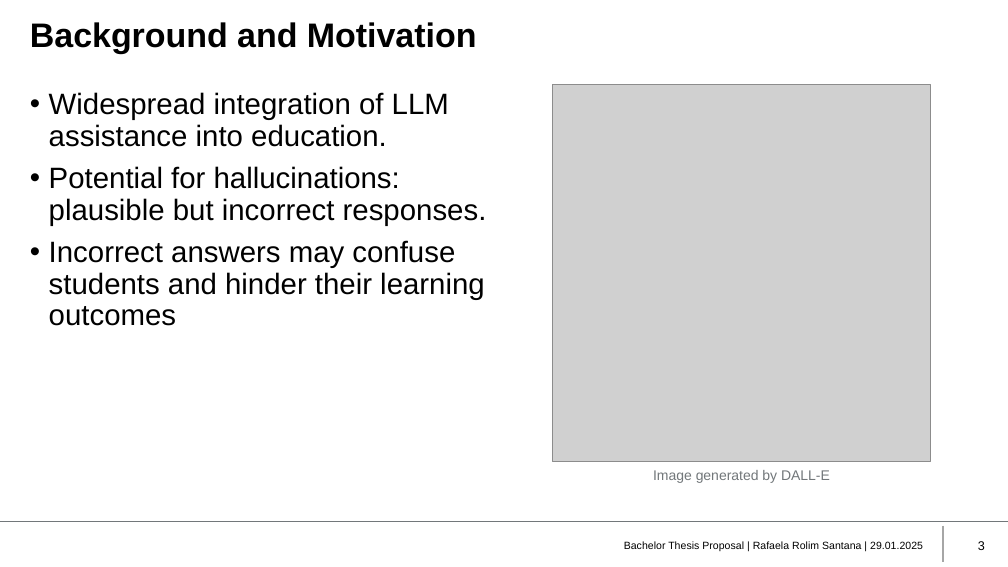
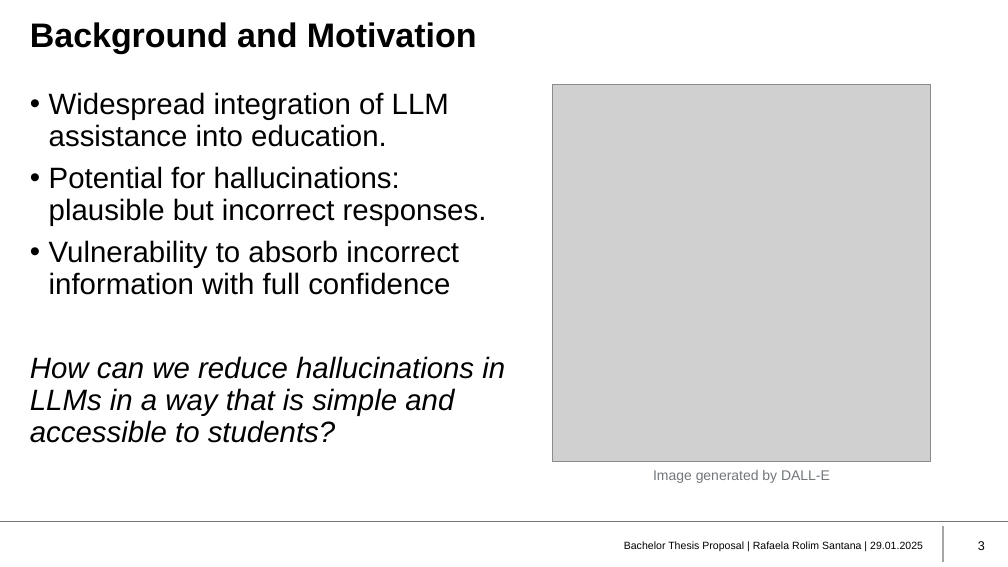
Before and after one commit to rafaelasantana/bachelor-thesis, a slide deck: slide 3 of QualityGates/QualityGate2_RafaelaRolimSantana/QG2-presentation.pptx. Drawn at 1008x567 pixels with LibreOffice and Linux fonts; fonts in the diff are those of the drawing; grey boxes stand for pictures; background and template pictures are left out. Boxes give left, top, right and bottom in pixels: in the first picture for what was removed or moved away, otherwise in the second. Text is boxed around its words. In the diff, an @@ line names an element or a change of style, - is before the commit and + after.

```diff
--- a/QualityGates/QualityGate2_RafaelaRolimSantana/QG2-presentation.pptx
+++ b/QualityGates/QualityGate2_RafaelaRolimSantana/QG2-presentation.pptx
@@ text at box(30, 240, 505, 443): text changed; italic on @@
-• Incorrect answers may confuse students and hinder their learning outcomes
+• Vulnerability to absorb incorrect information with full confidence
+How can we reduce hallucinations in LLMs in a way that is simple and accessible to students?
```
Also in this commit, not shown: 8 other slides changed, 2 slides removed, 28 other files.
